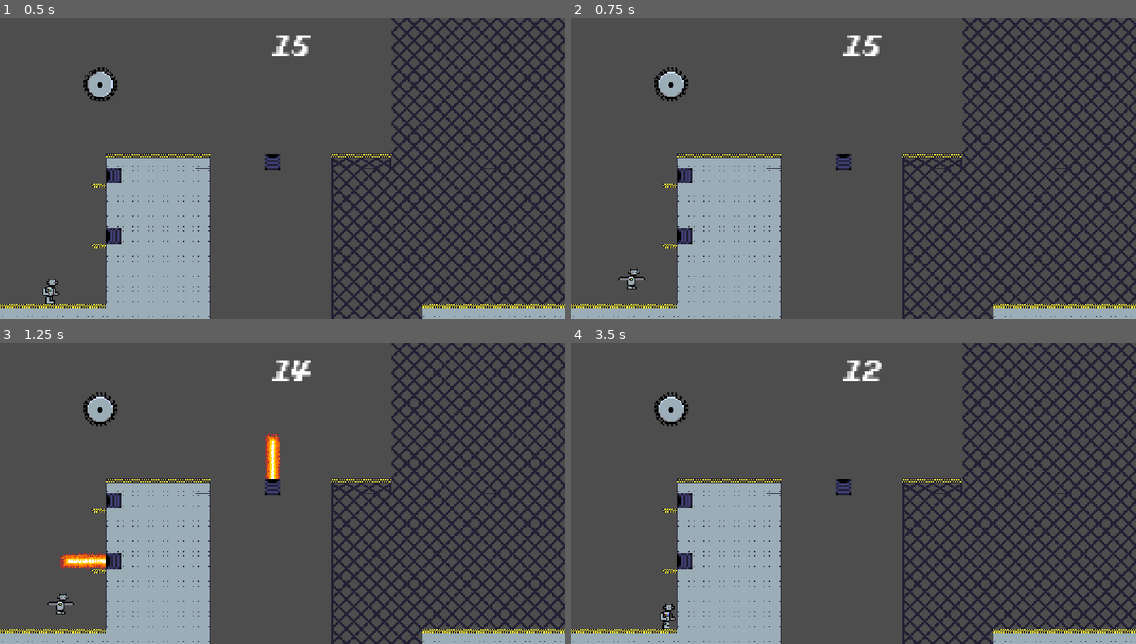
Above: before the commit, frames 1-4 (two rows, left to right).
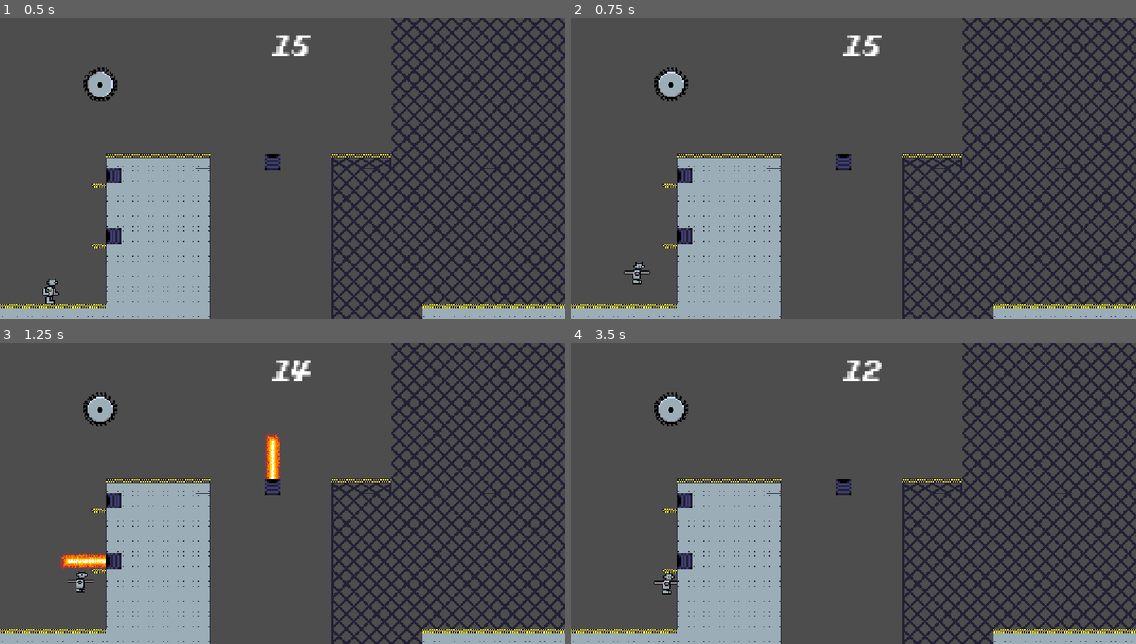
Above: after the commit, the same moments.

Repository: Gamnraa/GMTK2026
Game: Godot game, scene res://MainScene.tscn
Two runs of this game, one before a commit and one after it. Both use one fixed random seed, a clock stepped at 60 frames per second and the inputs below. The engine's default icon, where the game draws it, is replaced by a stand-in: a white triangle on a blue panel in a dark square.
Inputs:
- Up to frame 1 (0.5 s): no input
- Up to frame 2 (0.75 s): tap Enter (ui_accept) at 0.5 s; hold D (right) from 0.53 s (still down); hold Space (jump) from 0.53 s (still down)
- Up to frame 3 (1.25 s): keep holding D (right); keep holding Space (jump)
- Up to frame 4 (3.5 s): release Space (jump) at 1.28 s; tap S (ground_pound) at 1.35, 2.85 s; tap Space (jump) at 1.52, 1.55, 1.82, 3.02, 3.05, 3.32 s; release D (right) at 2.03 s; hold A (left) 2.03-2.78 s; hold Space (jump) 2.03-2.78 s; hold D (right) from 2.78 s (still down)

Frame 1 is identical in both runs. In frame 2, 0.2% of the frame differs, in the area x 8-14%, y 81-91%; in frame 3, 0.3%; in frame 4, 0.3%, in the area x 14-19%, y 76-96%.

Commit message:
Update Player.gd

Diff:
--- a/gmtk-2026/Scripts/Player.gd
+++ b/gmtk-2026/Scripts/Player.gd
@@ -3,7 +3,7 @@
 var ground_speed = 380
 var air_speed = 360
 var accel = 110
-var jump_force = 662.4
+var jump_force = 700
 
 var coyote_timer = 5
 var coyote_timer_max = 5
